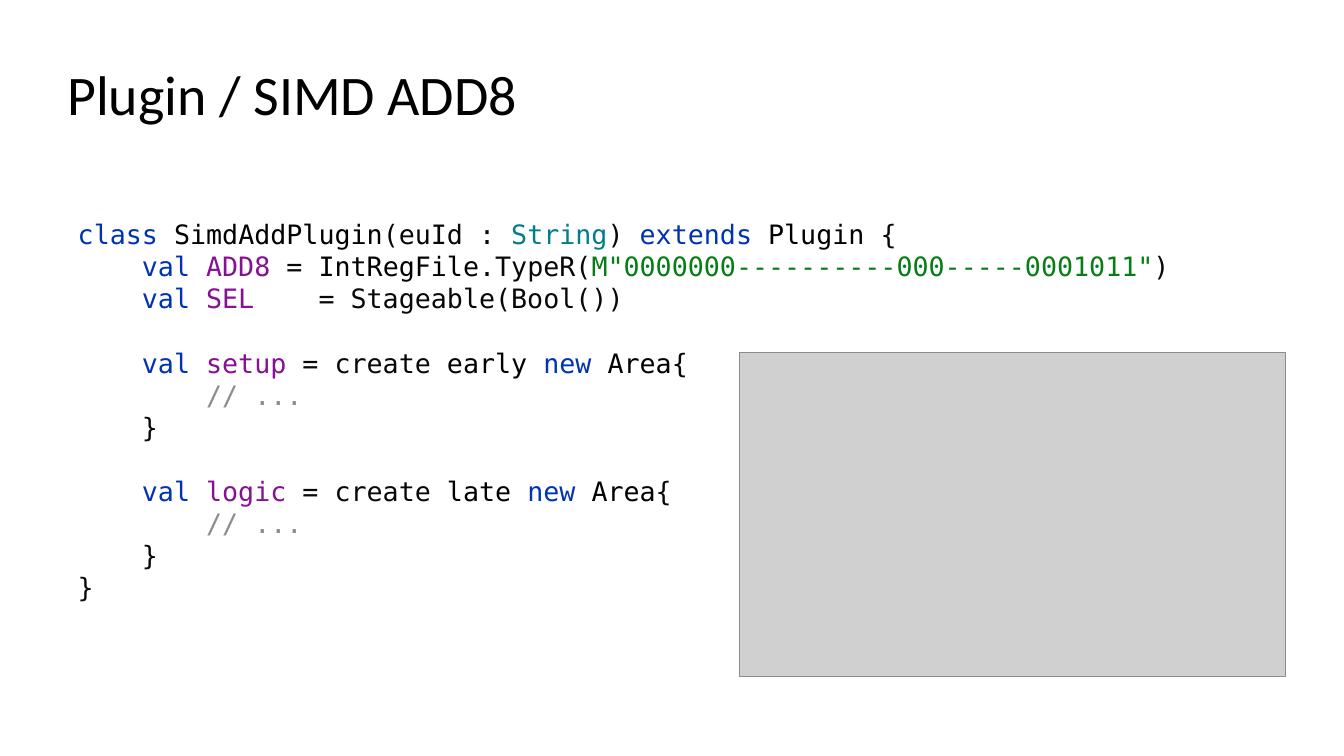
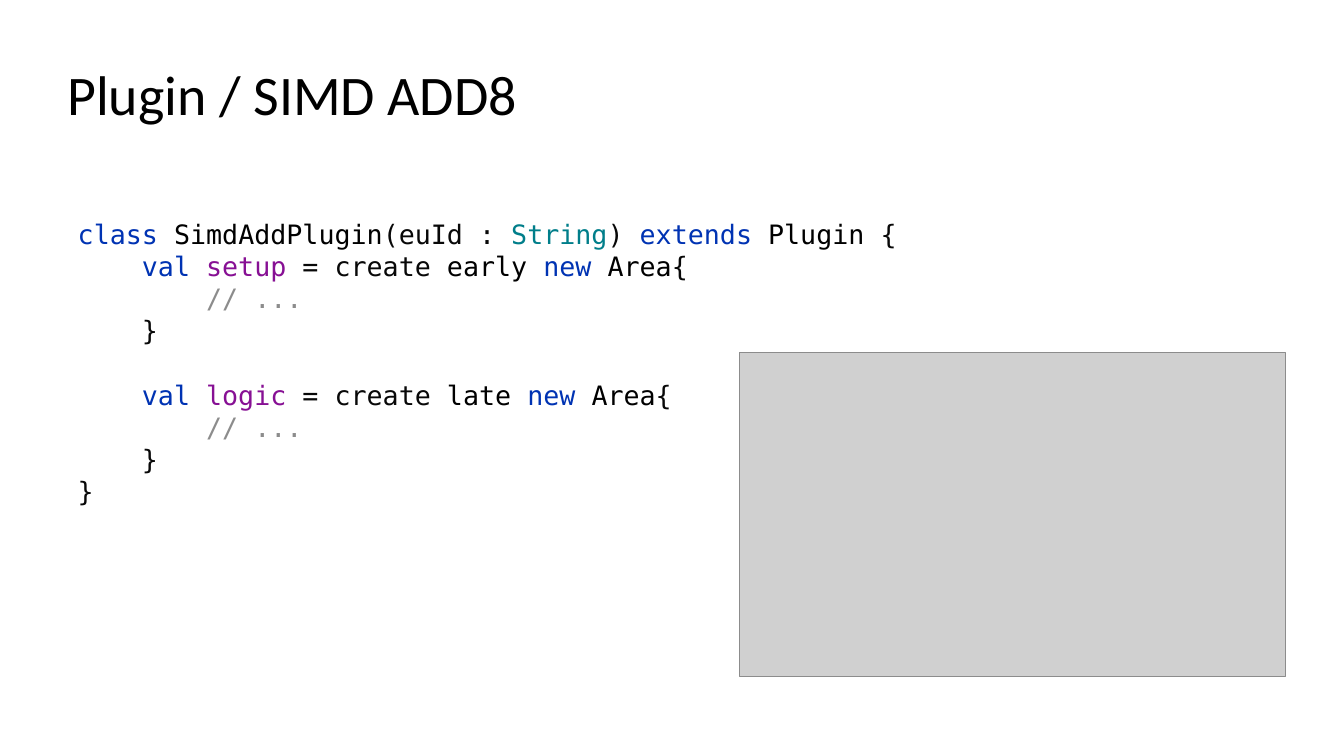
Before and after one commit to SpinalHDL/SpinalDoc, a slide deck: slide 15 of presentation/en/nax_040522/slices_nax_040522.odp (slide 13 before the commit). Drawn at 1344x756 pixels with LibreOffice and Linux fonts; fonts in the diff are those of the drawing; grey boxes stand for pictures. Boxes give left, top, right and bottom in pixels: in the first picture for what was removed or moved away, otherwise in the second. Text is boxed around its words. In the diff, an @@ line names an element or a change of style, - is before the commit and + after.

```diff
--- a/presentation/en/nax_040522/slices_nax_040522.odp
+++ b/presentation/en/nax_040522/slices_nax_040522.odp
@@ text at bbox=[78, 223, 864, 410]: text changed; text colour #080808 to #000000 @@
-class SimdAddPlugin(euId : String) extends Plugin {
-val ADD8 = IntRegFile.TypeR(M"0000000----------000-----0001011")
-val SEL = Stageable(Bool())
-val setup = create early new Area{
-// ...
-}
-val logic = create late new Area{
-// ...
-}
-}
+class SimdAddPlugin(euId : String) extends Plugin {
+val setup = create early new Area{
+// ...
+}
+val logic = create late new Area{
+// ...
+}
+}
```
Also in this commit, not shown: 11 other slides changed, 9 slides added.
